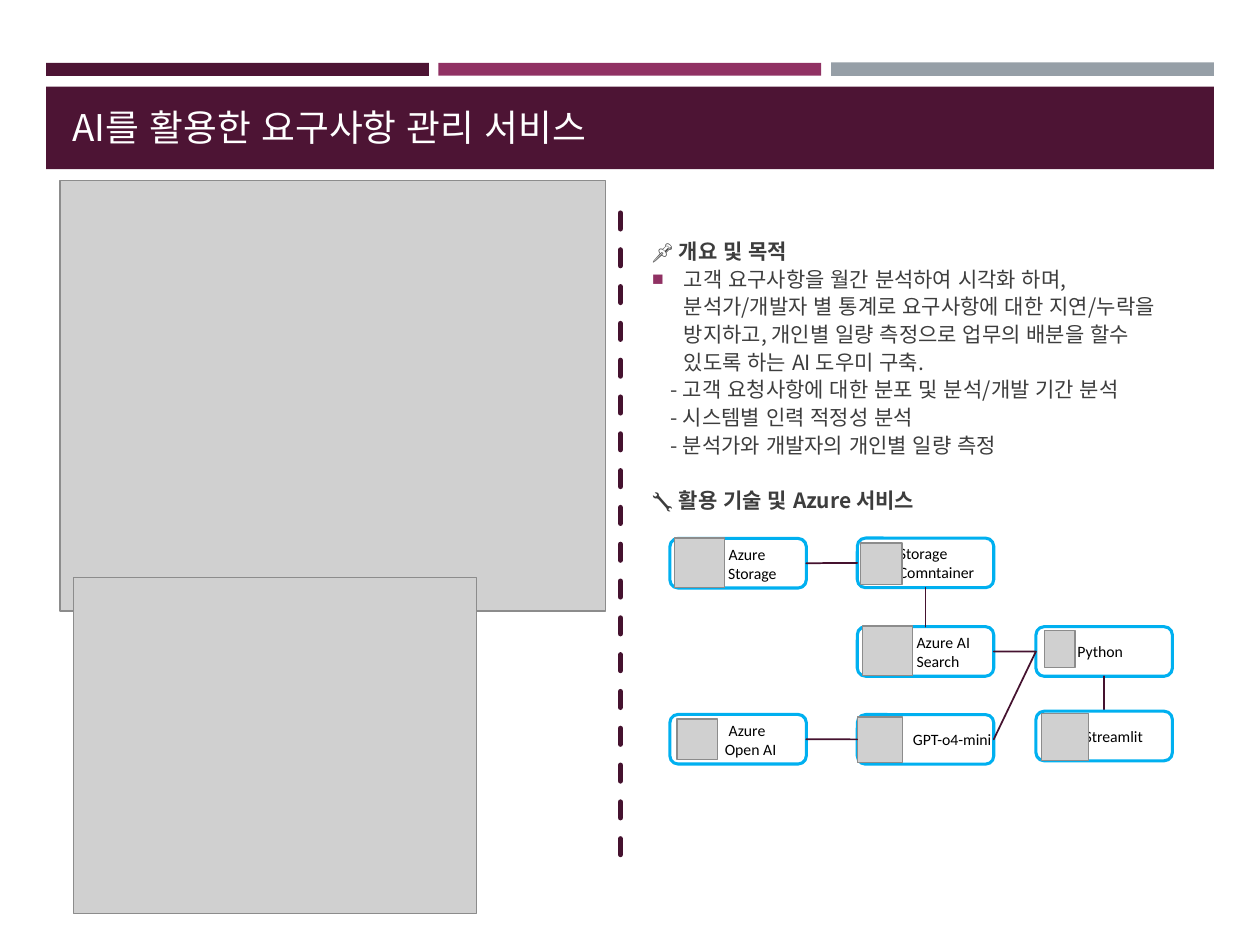
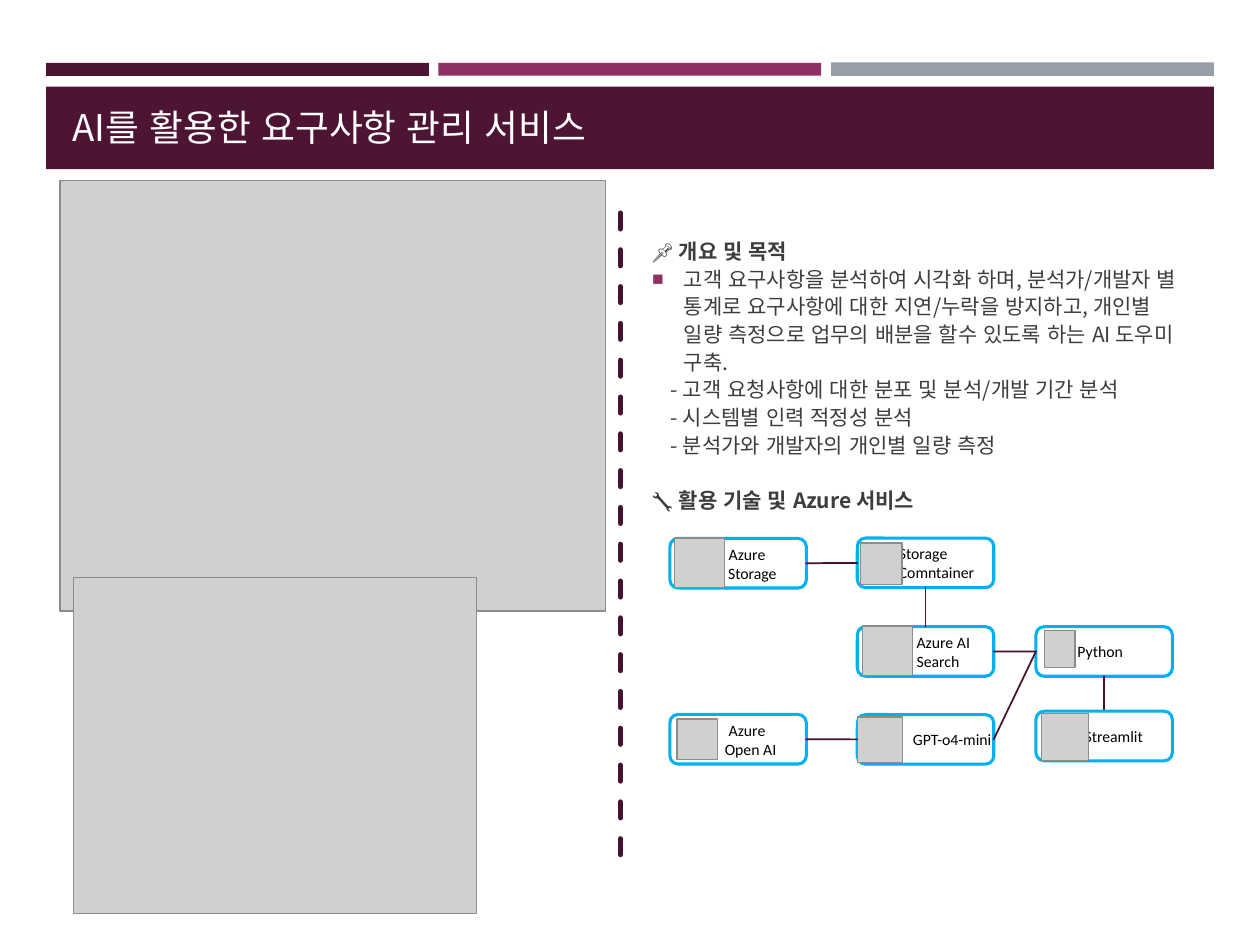
Before and after one commit to husser138/MSAI-MVP, a slide deck: slide 2 of 한상웅-고객 요구사항 분석 서비스.pptx. Drawn at 1260x945 pixels with LibreOffice and Linux fonts; fonts in the diff are those of the drawing; grey boxes stand for pictures. Boxes give left, top, right and bottom in pixels: in the first picture for what was removed or moved away, otherwise in the second. Text is boxed around its words. In the diff, an @@ line names an element or a change of style, - is before the commit and + after.

```diff
--- a/한상웅-고객 요구사항 분석 서비스.pptx
+++ b/한상웅-고객 요구사항 분석 서비스.pptx
@@ text at <box>684,269,1176,372</box>: text changed @@
-■ 고객 요구사항을 월간 분석하여 시각화 하며, 분석가/개발자 별 통계로 요구사항에 대한 지연/누락을 방지하고, 개인별 일량 측정으로 업무의 배분을 할수 있도록 하는 AI 도우미 구축.
+■ 고객 요구사항을 분석하여 시각화 하며, 분석가/개발자 별 통계로 요구사항에 대한 지연/누락을 방지하고, 개인별 일량 측정으로 업무의 배분을 할수 있도록 하는 AI 도우미 구축.
```
